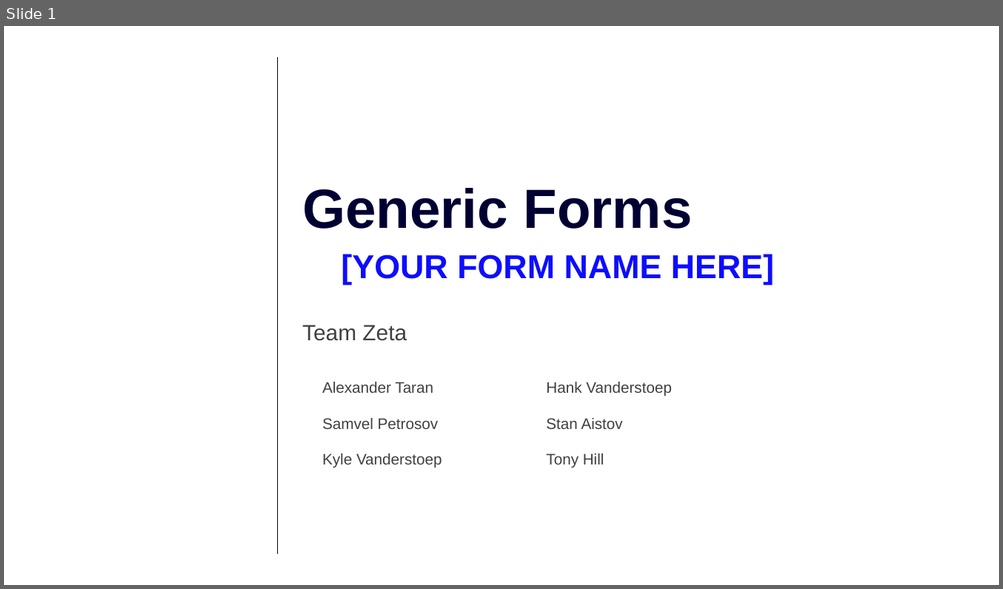
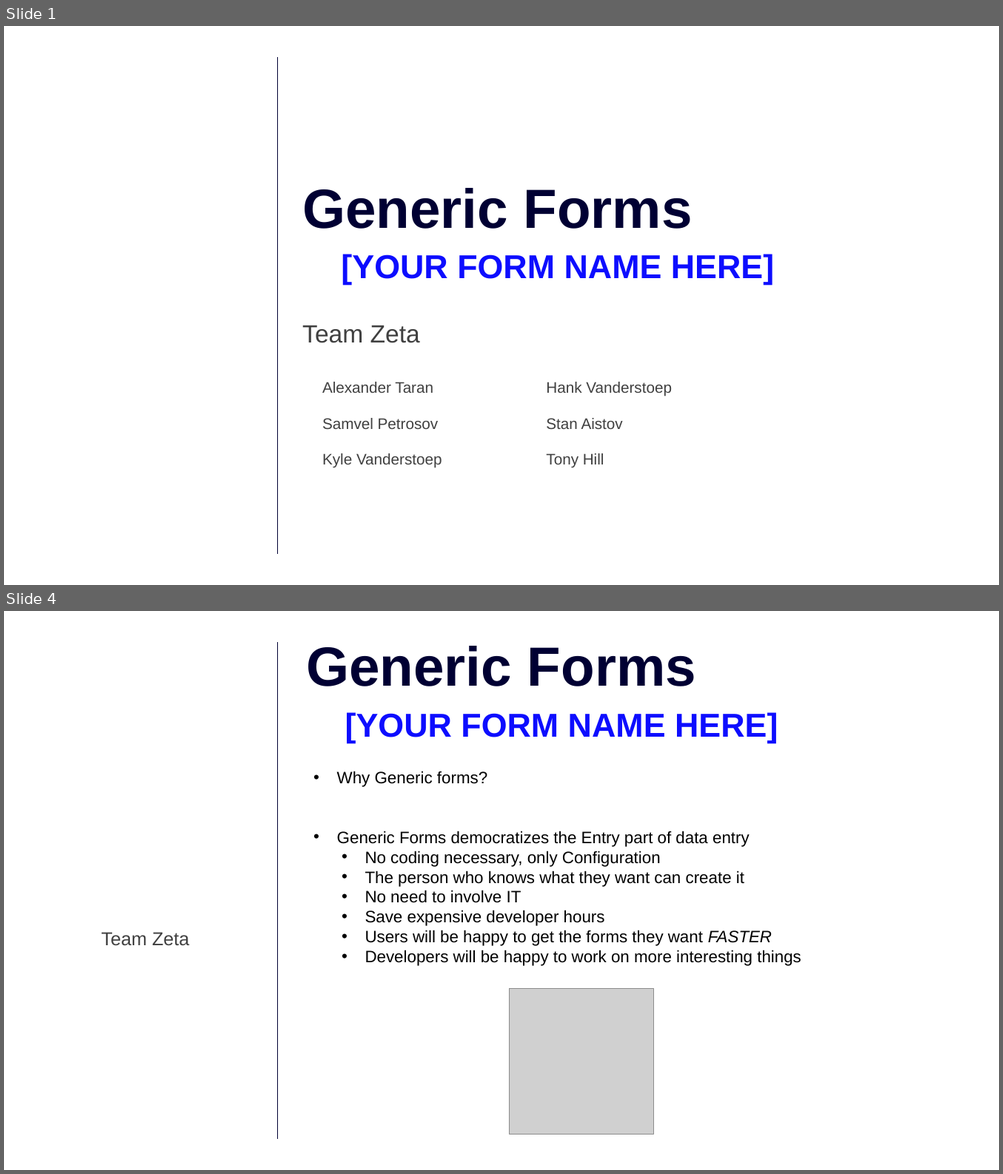
Before and after one commit to AcumaticaHackathon/2020-Team-Zeta, a slide deck: Misc/Summit 2020 Zeta.pptx. Shown one above the other, each under a label of ours: slide 1 before the commit, slides 1 and 4 after it; the slides between them are not shown. The pictures are 1003x589 and 1003x1174 pixels, drawn with LibreOffice and Linux fonts; fonts in the diff are those of the drawing; grey boxes stand for pictures; background and template pictures are left out. Boxes give left, top, right and bottom in pixels: in the first picture for what was removed or moved away, otherwise in the second. Text is boxed around its words. In the diff, an @@ line names an element or a change of style, - is before the commit and + after.

```diff
--- a/Misc/Summit 2020 Zeta.pptx
+++ b/Misc/Summit 2020 Zeta.pptx
@@ slide 4 added at (4,611,999,1170), background #FFFFFF; not listed: 1 template element that a slide beside it also shows @@
@@ title added at (306,646,696,686), 53.3 pt, text #000033, bold @@
+Generic Forms
@@ text added at (345,712,777,743), 32 pt, text #0D0DFF, bold @@
+[YOUR FORM NAME HERE]
@@ text added at (337,771,801,966), 16 pt, text #000000 @@
+• Why Generic forms?
+• Generic Forms democratizes the Entry part of data entry
+  • No coding necessary, only Configuration
+  • The person who knows what they want can create it
+  • No need to involve IT
+  • Save expensive developer hours
+  • Users will be happy to get the forms they want FASTER
+  • Developers will be happy to work on more interesting things
@@ text added at (101,932,189,946), 18 pt, text #404040 @@
+Team Zeta
@@ picture added at (509,989,653,1135) @@
@@ slide 1 changed as well @@
@@ text "Team Zeta" at (302,326,420,343): size 21.3 to 24 pt @@
```
Also in this commit, not shown: 5 other slides added, 10 slides removed.
